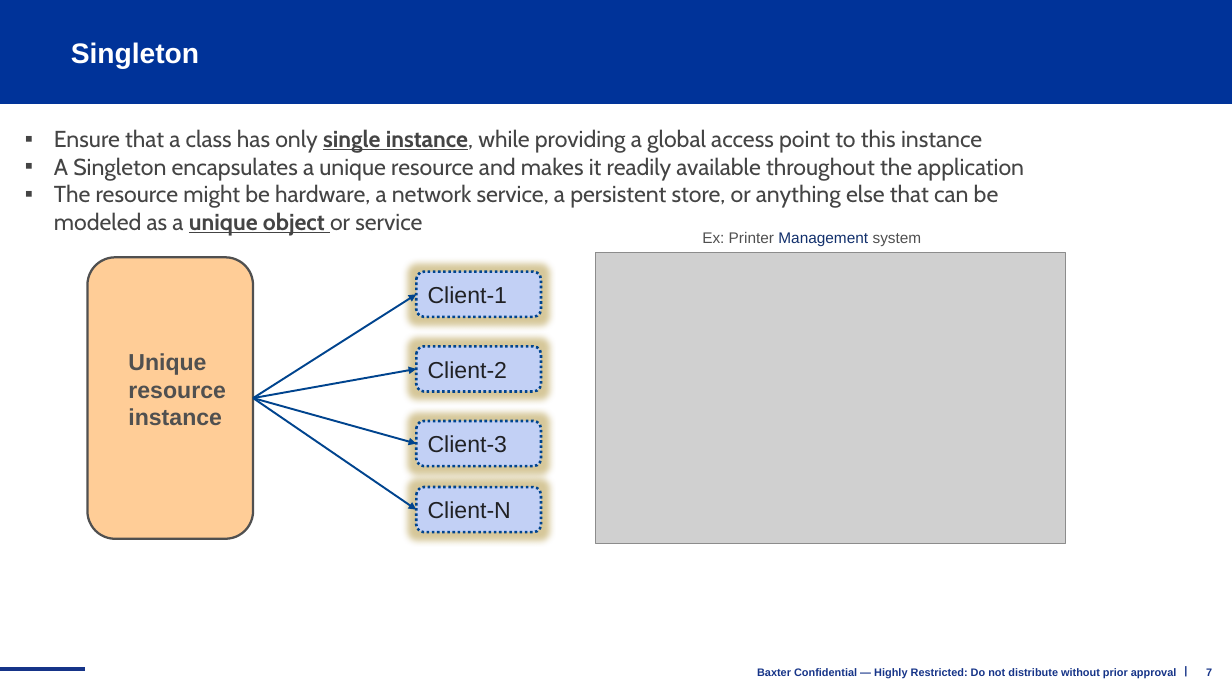
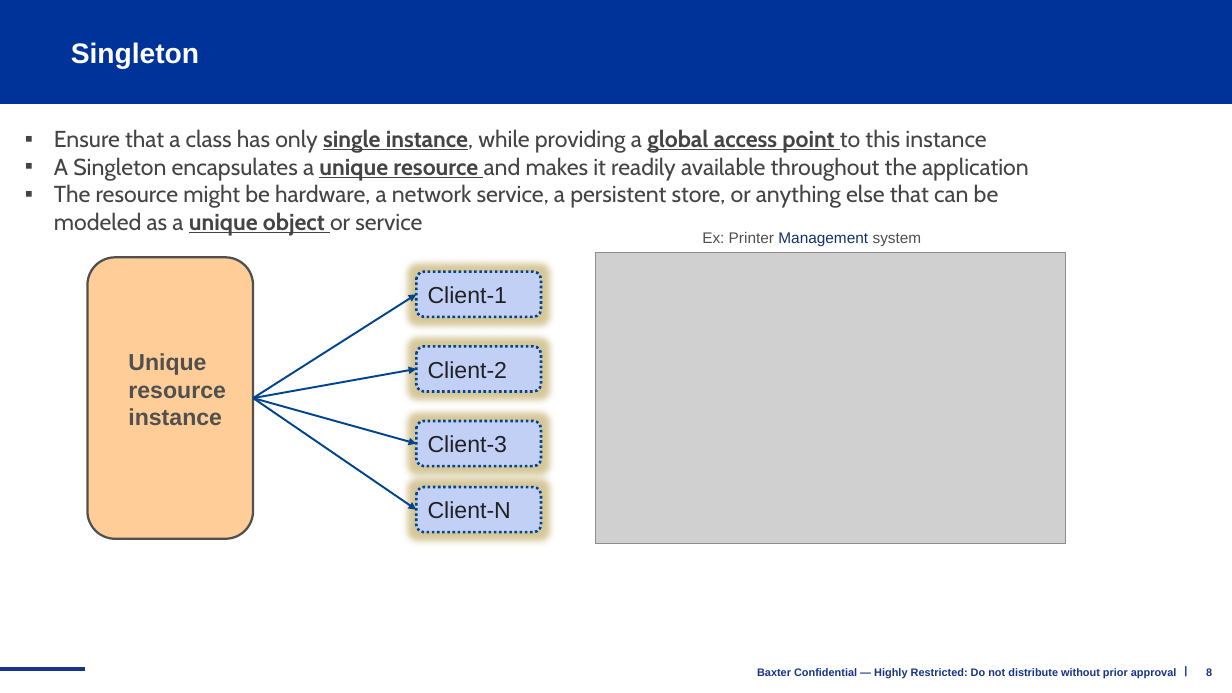
Before and after one commit to shidlingayya/DesignPatterns, a slide deck: slide 8 of C++ Design Patterns.pptx (slide 7 before the commit). Drawn at 1232x693 pixels with LibreOffice and Linux fonts; fonts in the diff are those of the drawing; grey boxes stand for pictures; background and template pictures are left out. Boxes give left, top, right and bottom in pixels: in the first picture for what was removed or moved away, otherwise in the second. Text is boxed around its words. In the diff, an @@ line names an element or a change of style, - is before the commit and + after.

```diff
--- a/C++ Design Patterns.pptx
+++ b/C++ Design Patterns.pptx
@@ text at box(54, 129, 1029, 181): bold on, underline on in "global access point", "unique resource" @@
@@ page number at box(1206, 668, 1212, 679): text changed @@
-7
+8
```
Also in this commit, not shown: 11 other slides changed, 14 slides added, 1 slide removed.
